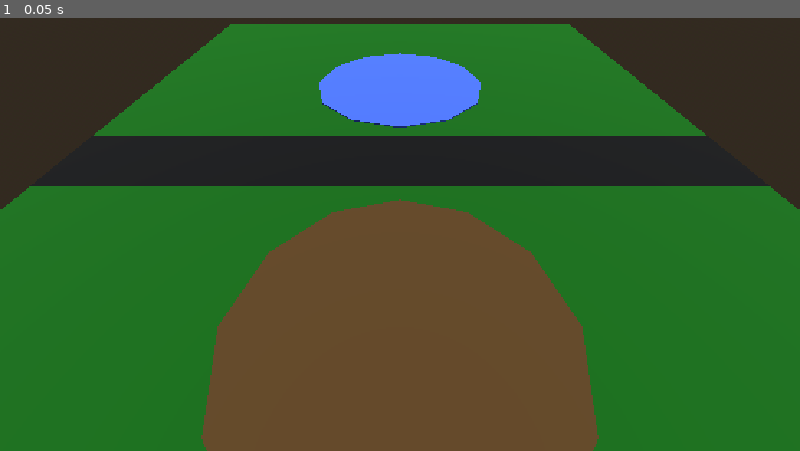
Above: before the commit, frame 1.
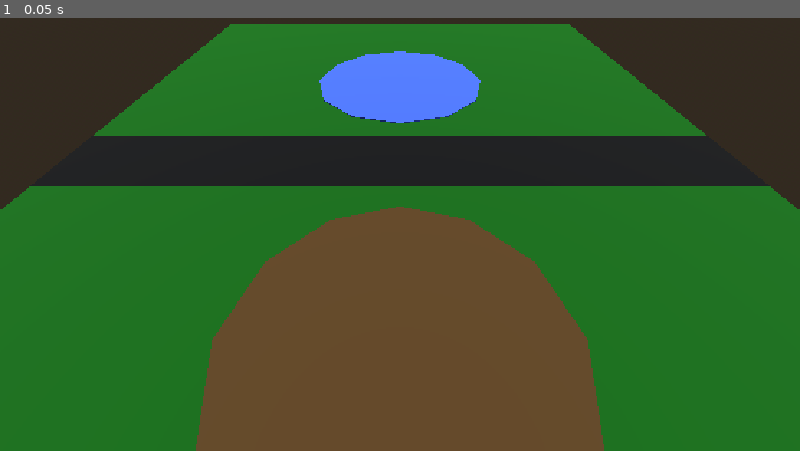
Above: after the commit, the same moment.

Repository: Legendary-Broly/dodge-frog
Game: Godot game, scene res://scenes/levels/test_road.tscn
The game is run twice, just before and just after one commit, with the same random seed, the same clock (stepped at 60 frames per second) and the same inputs.
Inputs:
- Up to frame 1 (0.05 s): no input

The runs differ from the first frame. In frame 1, 1.3% of the frame differs, in the area x 24-76%, y 7-100%.

Commit message:
fixed offsets for visual elements

Diff:
--- a/scenes/levels/test_road.tscn
+++ b/scenes/levels/test_road.tscn
@@ -76,7 +76,7 @@
 mesh = SubResource("PlaneMesh_ugsol")
 
 [node name="StartArea" type="Marker3D" parent="." unique_id=1586809230]
-transform = Transform3D(1, 0, 0, 0, 1, 0, 0, 0, 1, 0, 1, -7.634012)
+transform = Transform3D(1, 0, 0, 0, 1, 0, 0, 0, 1, 0, 1, -8)
 
 [node name="DriedPondMesh" type="MeshInstance3D" parent="StartArea" unique_id=1167426603]
 transform = Transform3D(1, 0, 0, 0, 1, 0, 0, 0, 1, 0, -1, 0)
@@ -84,14 +84,14 @@
 surface_material_override/0 = SubResource("StandardMaterial3D_lxvat")
 
 [node name="FinishArea" type="Area3D" parent="." unique_id=1546999627]
-transform = Transform3D(1, 0, 0, 0, 1, 0, 0, 0, 1, 0, 1, 3.9408731)
+transform = Transform3D(1, 0, 0, 0, 1, 0, 0, 0, 1, 0, 1, 8)
 
 [node name="CollisionShape3D" type="CollisionShape3D" parent="FinishArea" unique_id=1565035697]
 shape = SubResource("BoxShape3D_ugsol")
 debug_color = Color(0.9721034, 0, 0.4466545, 0.41960785)
 
 [node name="WetPondMesh" type="MeshInstance3D" parent="FinishArea" unique_id=1451279713]
-transform = Transform3D(1, 0, 0, 0, 1, 0, 0, 0, 1, 0, -1, 3.6933198)
+transform = Transform3D(1, 0, 0, 0, 1, 0, 0, 0, 1, 0, -1, 0)
 mesh = SubResource("CylinderMesh_0epon")
 surface_material_override/0 = SubResource("StandardMaterial3D_parlp")
 
